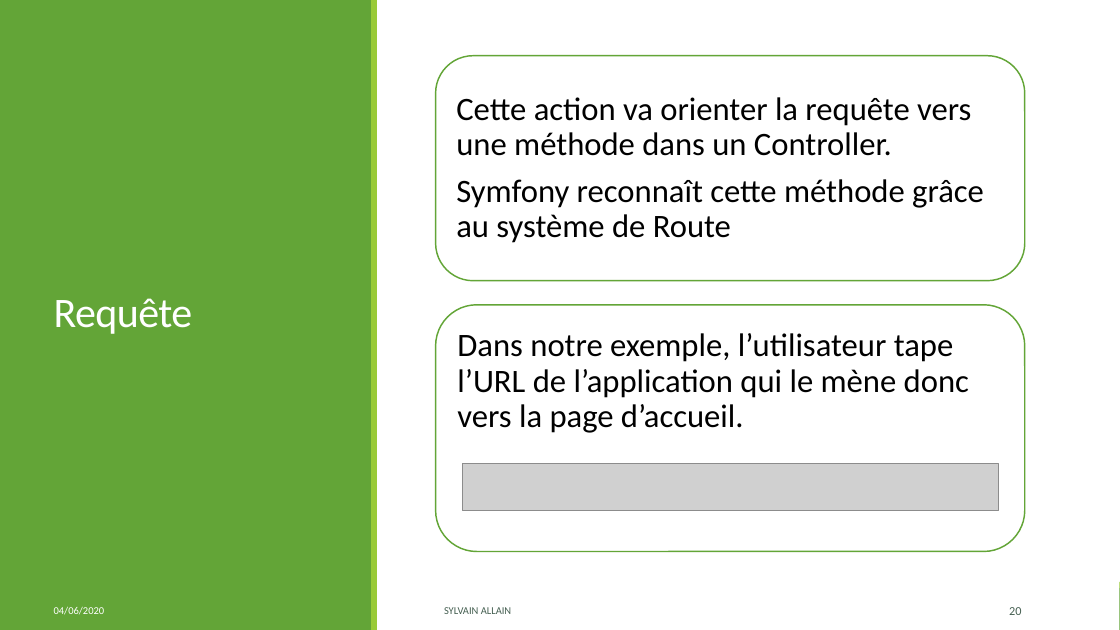
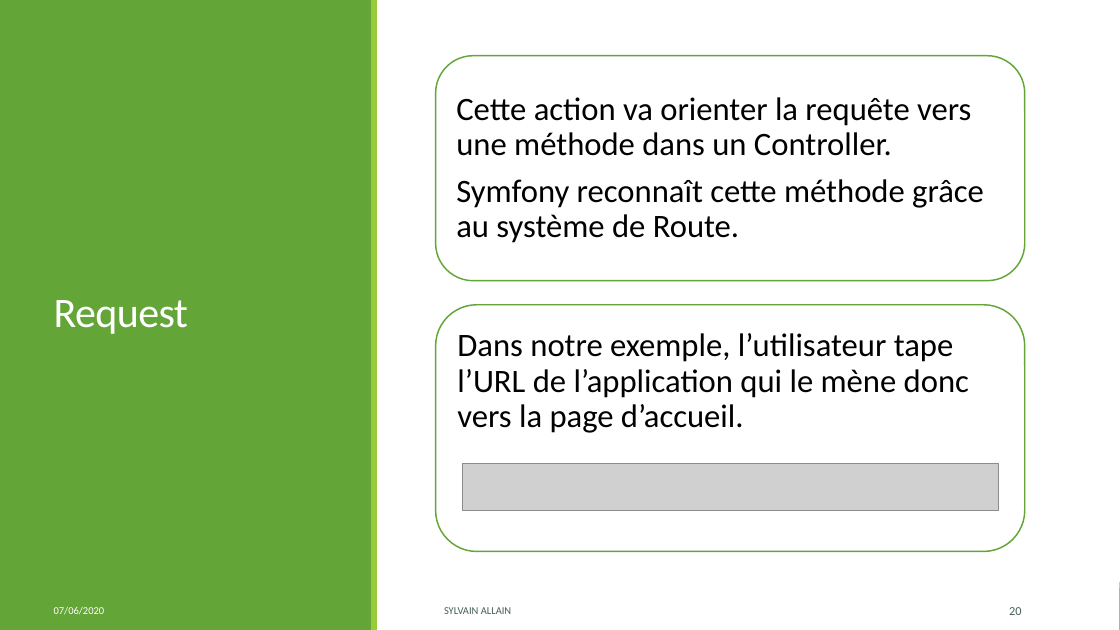
Before and after one commit to S2LF/ProjetPro, a slide deck: slide 20 of ProjetTof’Box.pptx. Drawn at 1120x630 pixels with LibreOffice and Linux fonts; fonts in the diff are those of the drawing; grey boxes stand for pictures. Boxes give left, top, right and bottom in pixels: in the first picture for what was removed or moved away, otherwise in the second. Text is boxed around its words. In the diff, an @@ line names an element or a change of style, - is before the commit and + after.

```diff
--- a/ProjetTof’Box.pptx
+++ b/ProjetTof’Box.pptx
@@ text at bbox=[456, 179, 984, 243]: text changed @@
-Symfony reconnaît cette méthode grâce au système de Route
+Symfony reconnaît cette méthode grâce au système de Route.
@@ title at bbox=[54, 300, 188, 334]: text changed @@
-Requête
+Request
@@ text at bbox=[54, 607, 105, 615]: text changed @@
-04/06/2020
+07/06/2020
```
Also in this commit, not shown: 28 other slides changed, 3 other files.
